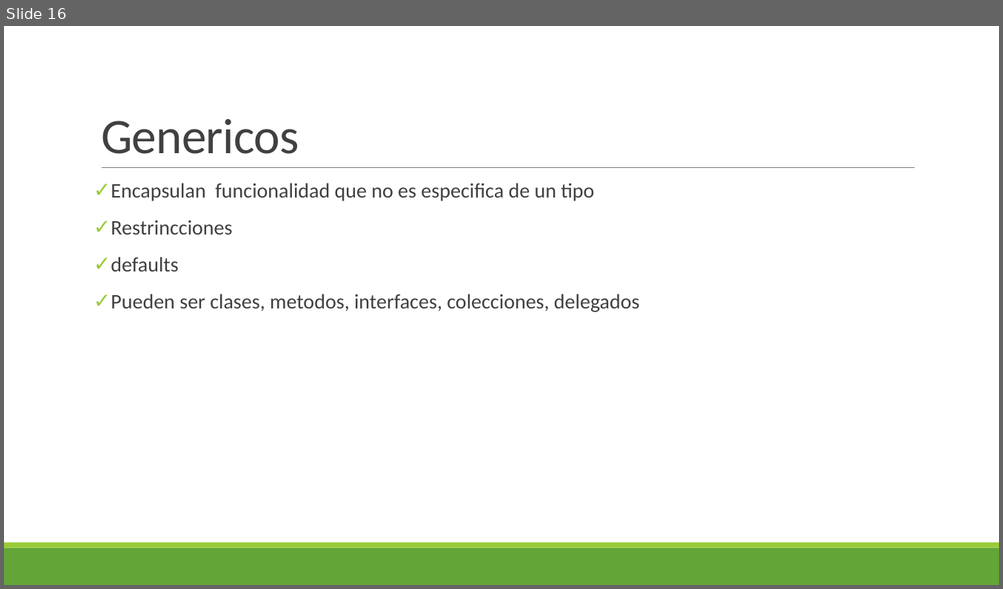
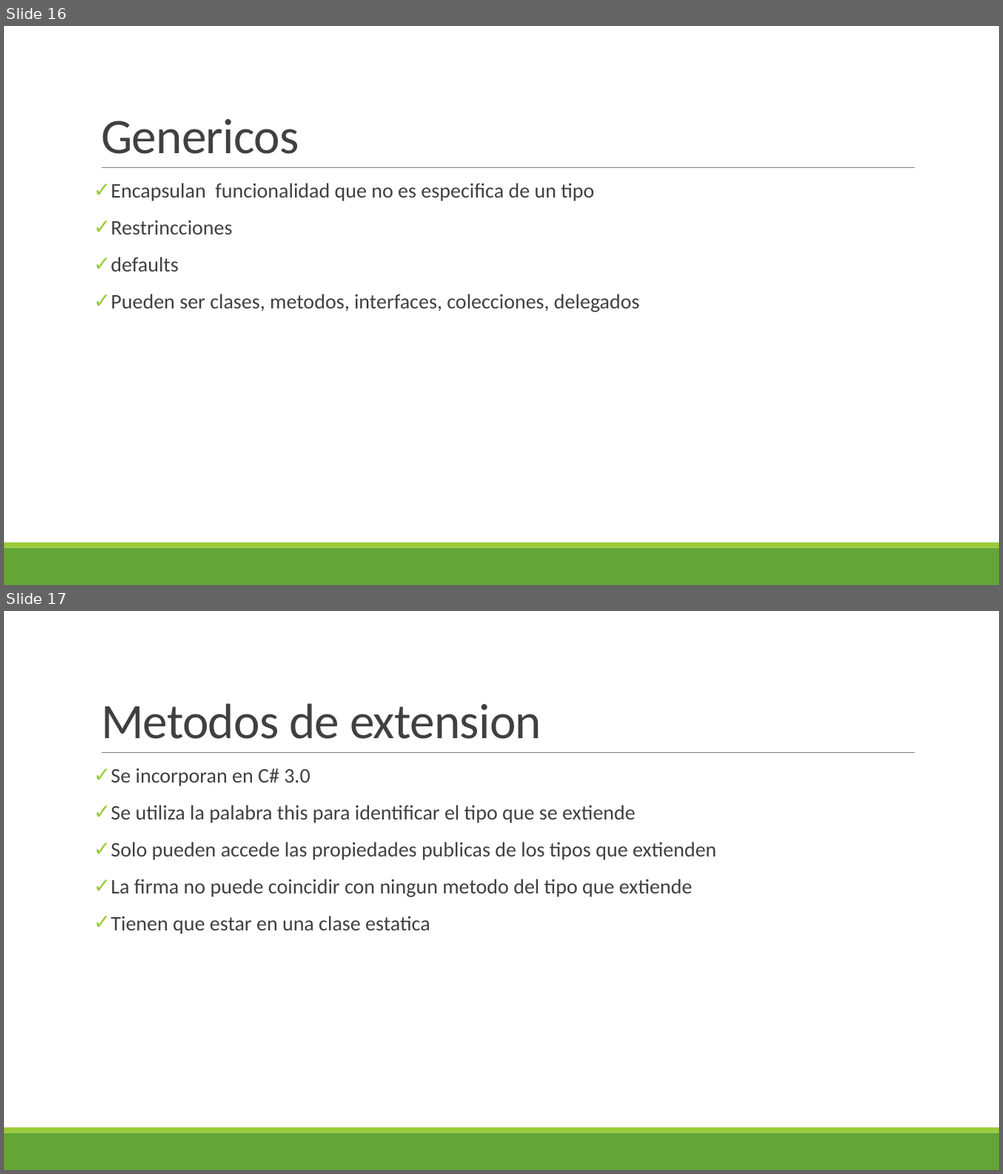
Before and after one commit to dotnet-taller/Ejemplos, a slide deck: Material/01-Introduccion c#.pptx. Shown one above the other, each under a label of ours: slide 16 before the commit, slides 16 and 17 after it. The pictures are 1003x589 and 1003x1174 pixels, drawn with LibreOffice and Linux fonts; fonts in the diff are those of the drawing. Boxes give left, top, right and bottom in pixels: in the first picture for what was removed or moved away, otherwise in the second. Text is boxed around its words. In the diff, an @@ line names an element or a change of style, - is before the commit and + after.

```diff
--- a/Material/01-Introduccion c#.pptx
+++ b/Material/01-Introduccion c#.pptx
@@ slide 17 added at [4,611,999,1170], background #FFFFFF; not listed: 3 template elements that a slide beside it also shows @@
@@ title added at [101,703,541,739], 48 pt, text #404040 @@
+Metodos de extension
@@ text added at [111,768,716,934], 20 pt, text #404040 @@
+✓ Se incorporan en C# 3.0
+✓ Se utiliza la palabra this para identificar el tipo que se extiende
+✓ Solo pueden accede las propiedades publicas de los tipos que extienden
+✓ La firma no puede coincidir con ningun metodo del tipo que extiende
+✓ Tienen que estar en una clase estatica
```
Also in this commit, not shown: 1 slide changed, 1 other slide added, 32 other files.
